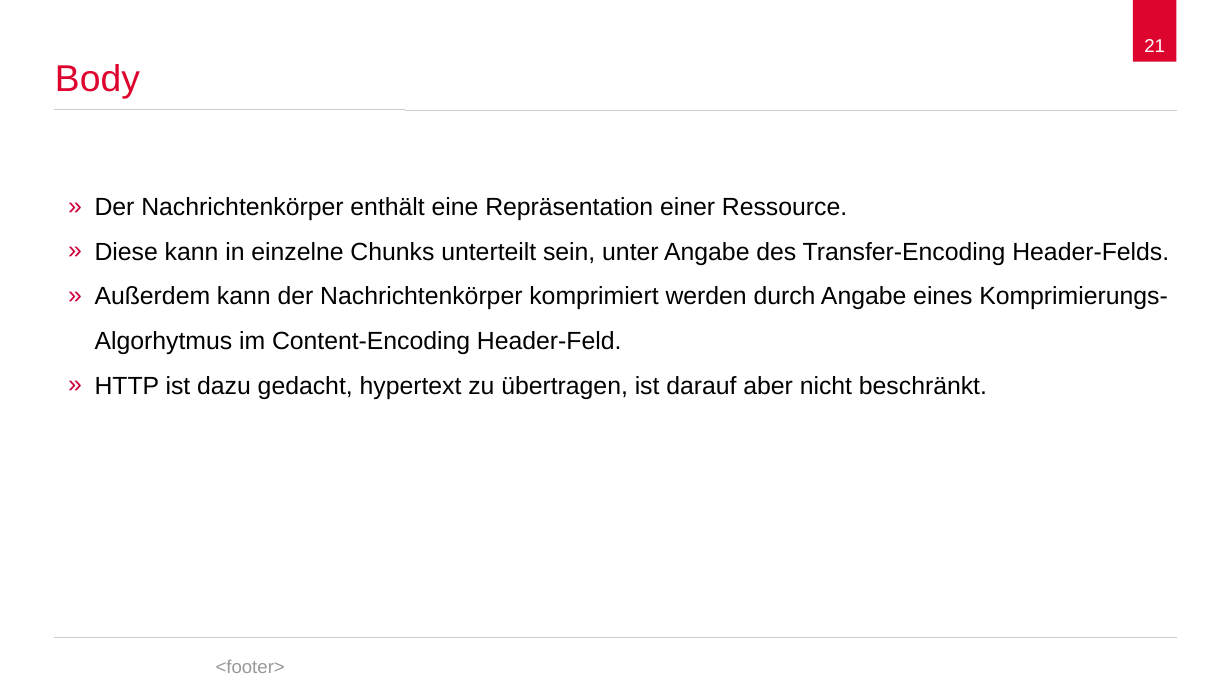
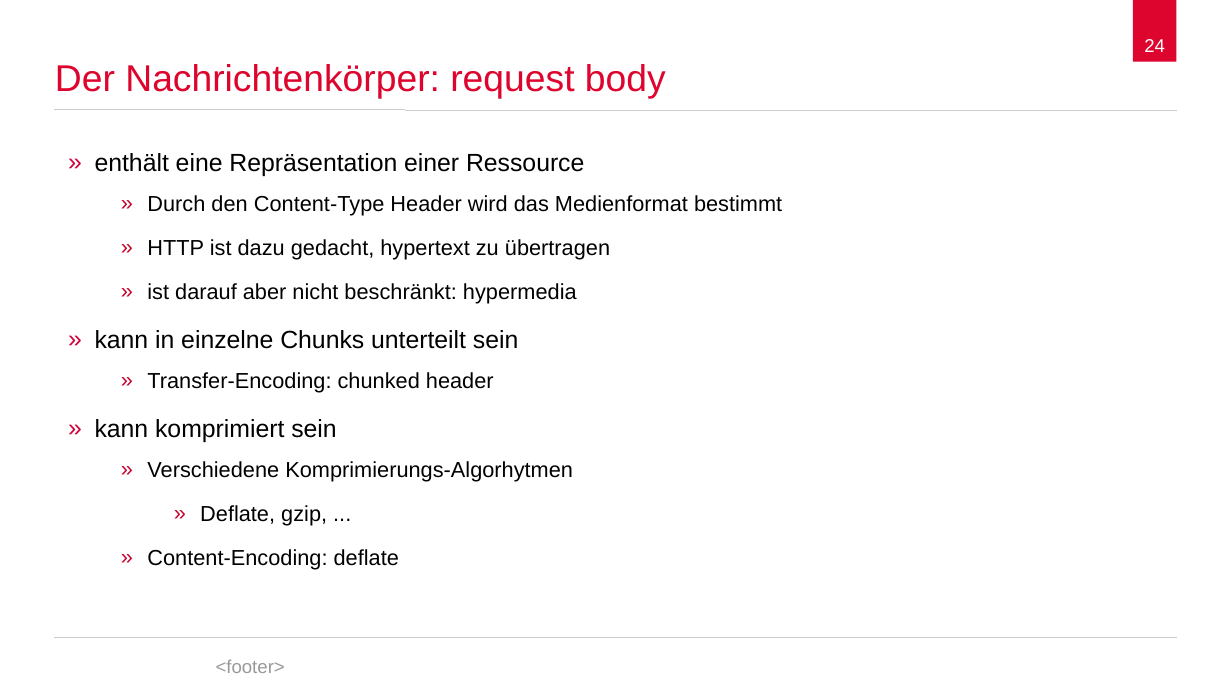
Before and after one commit to spaceone/presentations, a slide deck: slide 24 of hypertext-transfer-protocol/2017-12-05-hypertext-transfer-protocol.odp (slide 21 before the commit). Drawn at 1232x693 pixels with LibreOffice and Linux fonts; fonts in the diff are those of the drawing; background and template pictures are left out. Boxes give left, top, right and bottom in pixels: in the first picture for what was removed or moved away, otherwise in the second. Text is boxed around its words. In the diff, an @@ line names an element or a change of style, - is before the commit and + after.

```diff
--- a/hypertext-transfer-protocol/2017-12-05-hypertext-transfer-protocol.odp
+++ b/hypertext-transfer-protocol/2017-12-05-hypertext-transfer-protocol.odp
@@ page number at (x1=1144, y1=39, x2=1165, y2=52): text changed @@
-21
+24
@@ title at (x1=55, y1=64, x2=666, y2=99): text changed @@
-Body
+Der Nachrichtenkörper: request body
@@ text at (x1=95, y1=153, x2=782, y2=570): text changed; size 16 to 14 pt @@
-» Der Nachrichtenkörper enthält eine Repräsentation einer Ressource.
-» Diese kann in einzelne Chunks unterteilt sein, unter Angabe des Transfer-Encoding Header-Felds.
-» Außerdem kann der Nachrichtenkörper komprimiert werden durch Angabe eines Komprimierungs-Algorhytmus im Content-Encoding Header-Feld.
-» HTTP ist dazu gedacht, hypertext zu übertragen, ist darauf aber nicht beschränkt.
+» enthält eine Repräsentation einer Ressource
+    » Durch den Content-Type Header wird das Medienformat bestimmt
+    » HTTP ist dazu gedacht, hypertext zu übertragen
+    » ist darauf aber nicht beschränkt: hypermedia
+» kann in einzelne Chunks unterteilt sein
+    » Transfer-Encoding: chunked header
+» kann komprimiert sein
+    » Verschiedene Komprimierungs-Algorhytmen
+        » Deflate, gzip, ...
+    » Content-Encoding: deflate
```
Also in this commit, not shown: 10 other slides changed, 5 slides added.
